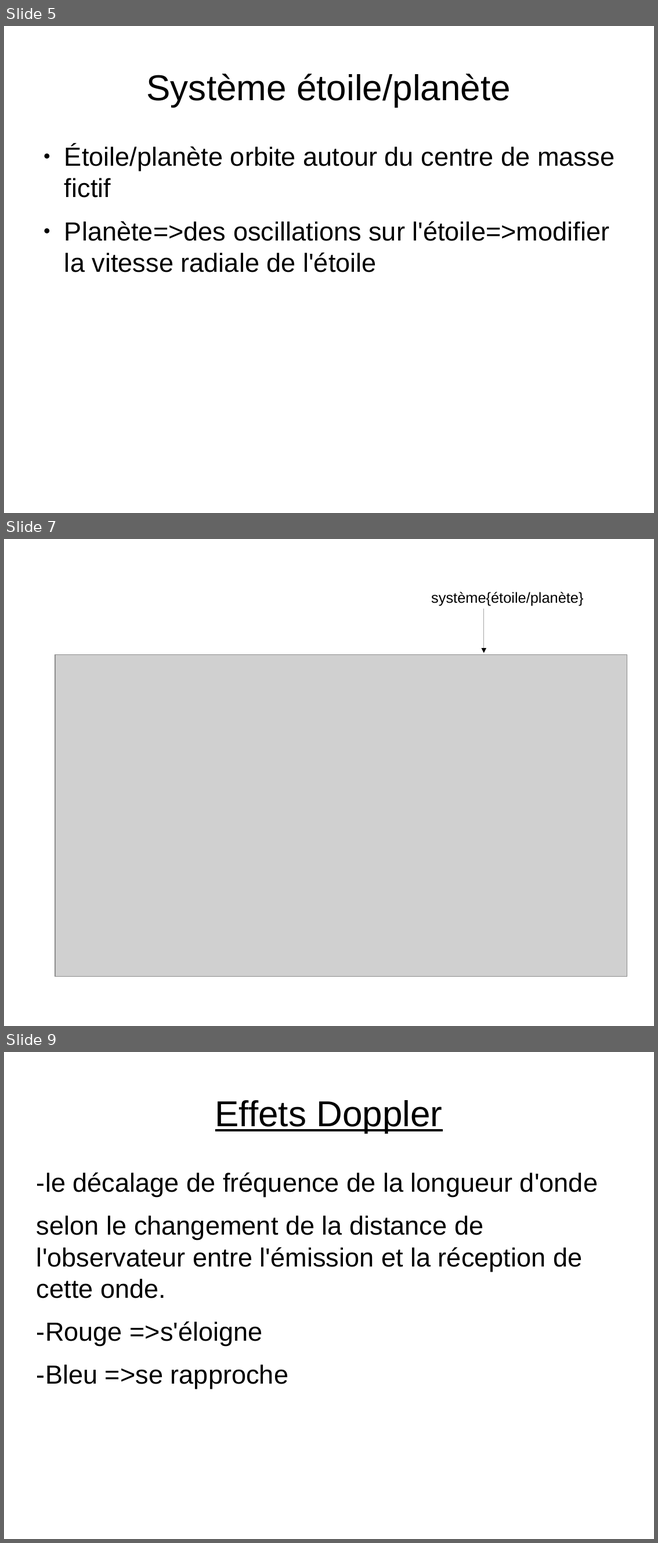
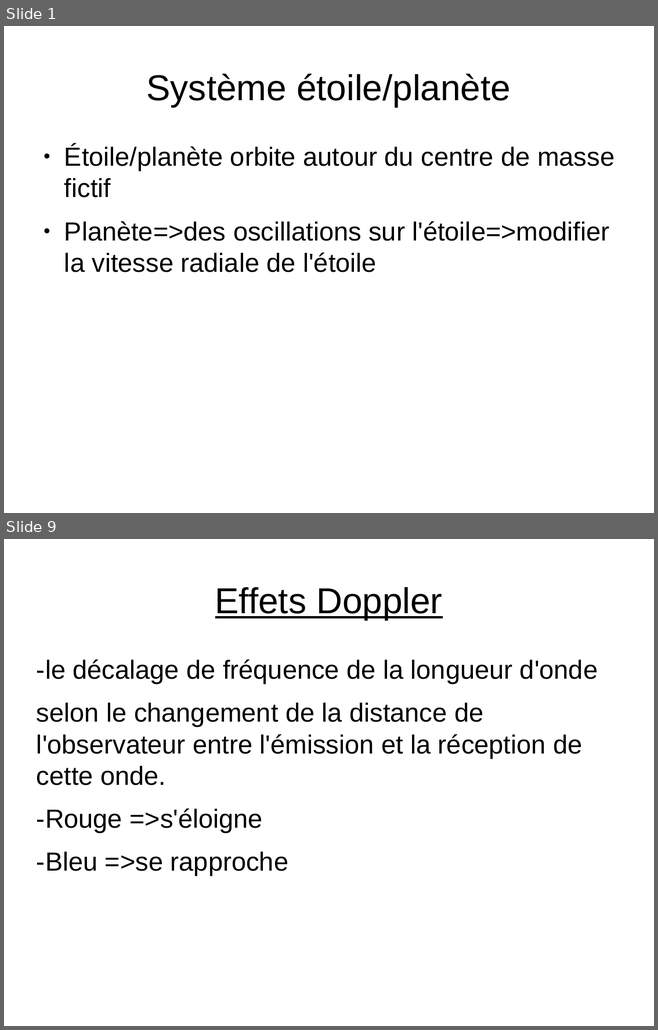
Before and after one commit to ARE-UPMC/are-gravite-2017-exoplantes-maxz, a slide deck: podcast.odp. Shown one above the other, each under a label of ours: slides 5, 7 and 9 before the commit, slides 1 and 9 after it; the slides between them are not shown. The pictures are 658x1543 and 658x1030 pixels, drawn with LibreOffice and Linux fonts; fonts in the diff are those of the drawing; grey boxes stand for pictures. Boxes give left, top, right and bottom in pixels: in the first picture for what was removed or moved away, otherwise in the second. Text is boxed around its words. In the diff, an @@ line names an element or a change of style, - is before the commit and + after.

```diff
--- a/podcast.odp
+++ b/podcast.odp
@@ slide 7 removed at <box>4,539,654,1026</box>, background #FFFFFF @@
@@ text removed at <box>431,592,583,606</box> @@
-système{étoile/planète}
@@ arrow removed from (484, 609) to (484, 653) @@
@@ picture removed at <box>55,655,627,977</box> @@
@@ what was slide 5 is now slide 1 @@
```
Also in this commit, not shown: 5 slides changed, 1 slide added.
